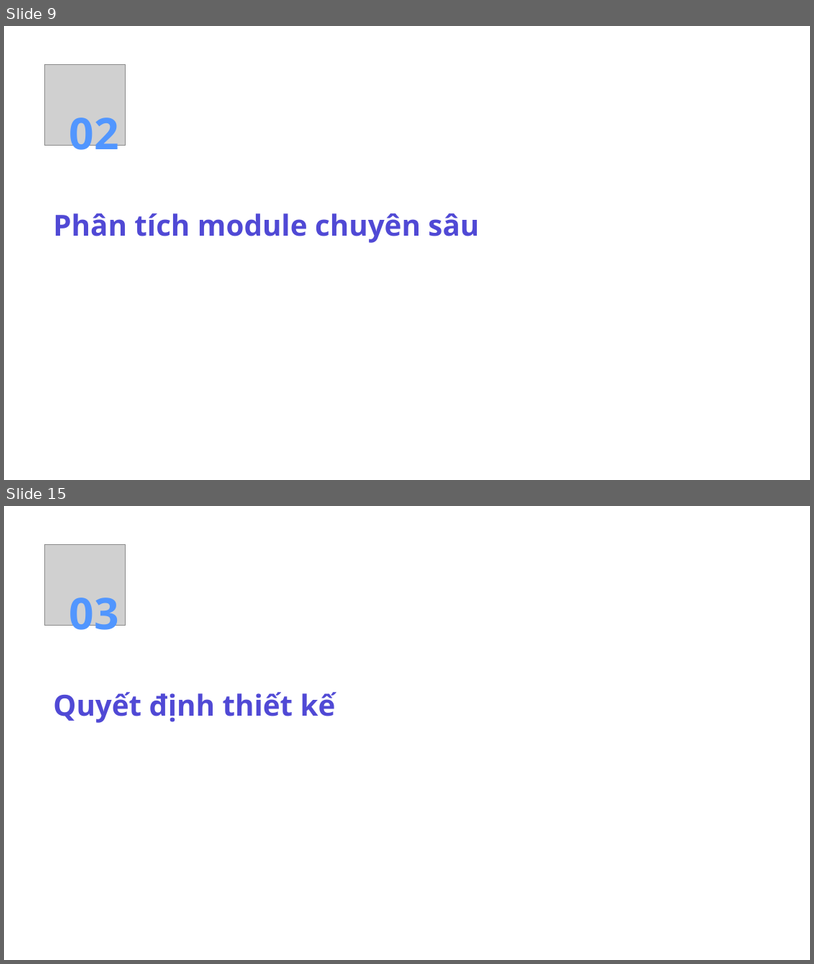
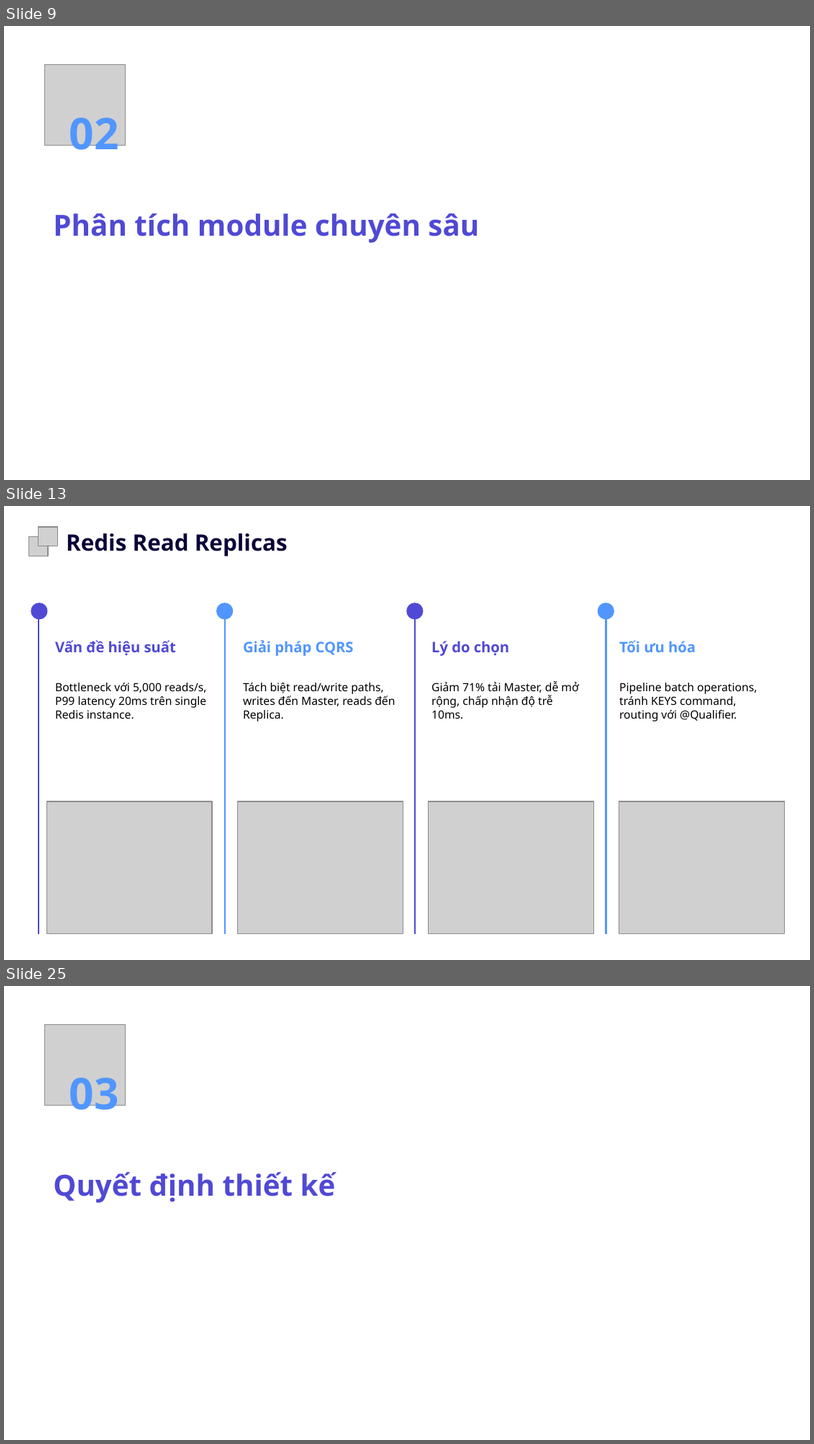
Before and after one commit to octguy/uit-go, a slide deck: docs/uit-go-report-slide.pptx. Shown one above the other, each under a label of ours: slides 9 and 15 before the commit, slides 9, 13 and 25 after it; the slides between them are not shown. The pictures are 814x964 and 814x1444 pixels, drawn with LibreOffice and Linux fonts; fonts in the diff are those of the drawing; grey boxes stand for pictures; background and template pictures are left out. Boxes give left, top, right and bottom in pixels: in the first picture for what was removed or moved away, otherwise in the second. Text is boxed around its words. In the diff, an @@ line names an element or a change of style, - is before the commit and + after.

```diff
--- a/docs/uit-go-report-slide.pptx
+++ b/docs/uit-go-report-slide.pptx
@@ slide 13 added at (x1=4, y1=506, x2=810, y2=960), background picture (left out) @@
@@ freeform shape added at (x1=13, y1=513, x2=801, y2=952), fill #FFFFFF at 38% opacity, outline #FFFFFF 0.75 pt @@
@@ picture added at (x1=39, y1=527, x2=58, y2=546) @@
@@ picture added at (x1=29, y1=537, x2=49, y2=556) @@
@@ text added at (x1=66, y1=533, x2=288, y2=556), 20.2 pt, text #0A0237, bold @@
+Redis Read Replicas
@@ freeform shape added at (x1=31, y1=602, x2=47, y2=620), fill #5049D5 @@
@@ freeform shape added at (x1=39, y1=611, x2=39, y2=934), outline #5049D5 1.55 pt @@
@@ freeform shape added at (x1=217, y1=602, x2=234, y2=620), fill #5196FF @@
@@ freeform shape added at (x1=225, y1=611, x2=225, y2=934), outline #5196FF 1.55 pt @@
@@ freeform shape added at (x1=406, y1=602, x2=423, y2=620), fill #5049D5 @@
@@ freeform shape added at (x1=415, y1=611, x2=415, y2=934), outline #5049D5 1.55 pt @@
@@ freeform shape added at (x1=597, y1=602, x2=615, y2=620), fill #5196FF @@
@@ freeform shape added at (x1=607, y1=611, x2=607, y2=934), outline #5196FF 1.55 pt @@
@@ text added at (x1=55, y1=640, x2=176, y2=655), 13 pt, text #5049D5, bold @@
+Vấn đề hiệu suất
@@ text added at (x1=243, y1=640, x2=354, y2=656), 13 pt, text #5196FF, bold @@
+Giải pháp CQRS
@@ text added at (x1=432, y1=641, x2=509, y2=656), 13 pt, text #5049D5, bold @@
+Lý do chọn
@@ text added at (x1=620, y1=640, x2=696, y2=652), 13 pt, text #5196FF, bold @@
+Tối ưu hóa
@@ text added at (x1=55, y1=682, x2=207, y2=718), 10.1 pt, text #000000 @@
+Bottleneck với 5,000 reads/s, P99 latency 20ms trên single Redis instance.
@@ text added at (x1=243, y1=682, x2=395, y2=721), 10.1 pt, text #000000 @@
+Tách biệt read/write paths, writes đến Master, reads đến Replica.
@@ text added at (x1=432, y1=681, x2=579, y2=718), 10.1 pt, text #000000 @@
+Giảm 71% tải Master, dễ mở rộng, chấp nhận độ trễ 10ms.
@@ text added at (x1=620, y1=682, x2=757, y2=721), 10.1 pt, text #000000 @@
+Pipeline batch operations, tránh KEYS command, routing với @Qualifier.
@@ picture added at (x1=46, y1=801, x2=212, y2=934) @@
@@ picture added at (x1=238, y1=801, x2=403, y2=934) @@
@@ picture added at (x1=428, y1=801, x2=594, y2=934) @@
@@ picture added at (x1=620, y1=801, x2=784, y2=934) @@
@@ what was slide 15 is now slide 25 @@
```
Also in this commit, not shown: 19 other slides added, 5 slides removed, 2 other files.
